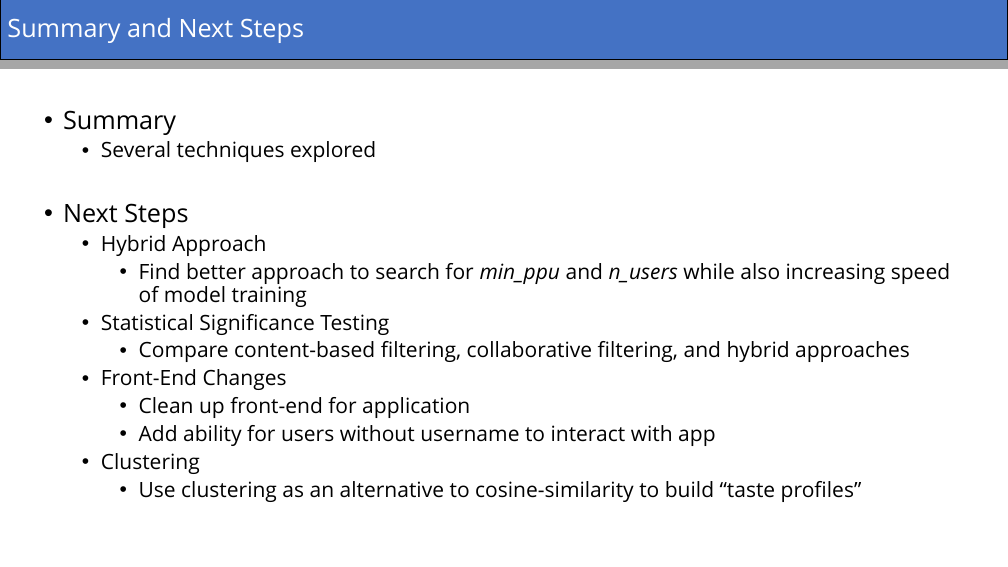
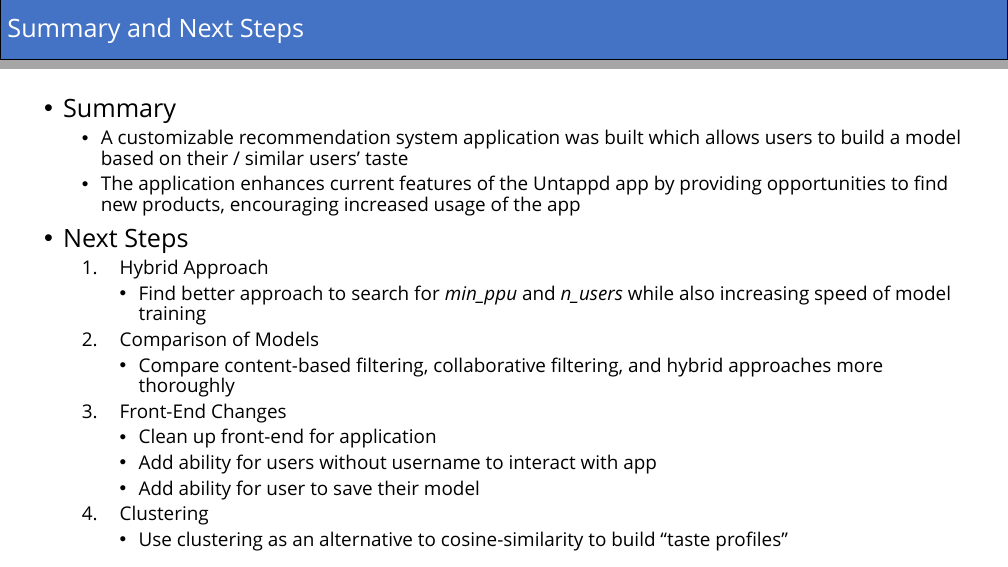
Before and after one commit to tmsharp/BeerMe-App, a slide deck: slide 10 of BeerMe.pptx. Drawn at 1008x567 pixels with LibreOffice and Linux fonts; fonts in the diff are those of the drawing. Boxes give left, top, right and bottom in pixels: in the first picture for what was removed or moved away, otherwise in the second. Text is boxed around its words. In the diff, an @@ line names an element or a change of style, - is before the commit and + after.

Commit message:
updated ppt

```diff
--- a/BeerMe.pptx
+++ b/BeerMe.pptx
@@ text "Summary" moved from (x1=63, y1=110, x2=950, y2=502) to (x1=63, y1=98, x2=961, y2=551) @@
@@ text at (x1=101, y1=129, x2=961, y2=216): text changed; size 20 to 18 pt @@
-  • Several techniques explored
+  • A customizable recommendation system application was built which allows users to build a model based on their / similar users’ taste
+  • The application enhances current features of the Untappd app by providing opportunities to find new products, encouraging increased usage of the app
@@ text at (x1=120, y1=259, x2=951, y2=551): size 20 to 18 pt in "Hybrid Approach", "Find better approach to search for min_ppu ...", "Front-End Changes", "Clean up front-end for application" and 3 more places; bullet • to 1. @@
@@ text at (x1=120, y1=331, x2=883, y2=397): text changed; size 20 to 18 pt @@
-  • Statistical Significance Testing
-    • Compare content-based filtering, collaborative filtering, and hybrid approaches
+  2. Comparison of Models
+    • Compare content-based filtering, collaborative filtering, and hybrid approaches more thoroughly
@@ text at (x1=139, y1=480, x2=480, y2=500): paragraph added @@
+    • Add ability for user to save their model
```
Also in this commit, not shown: 5 other slides changed.
